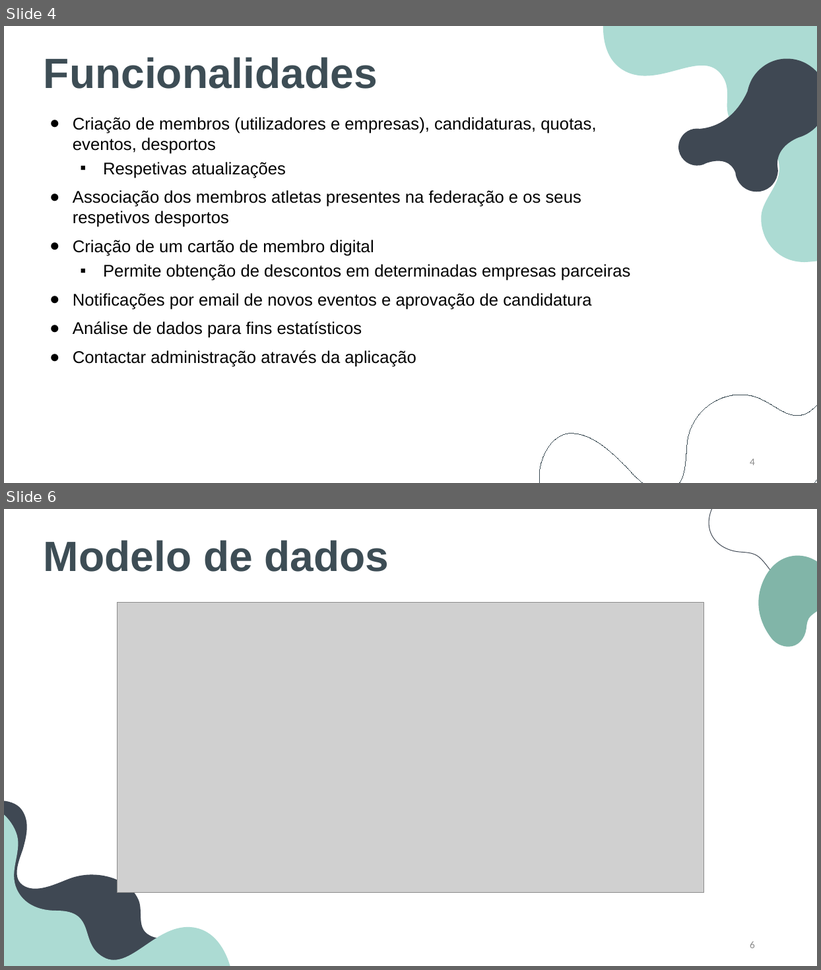
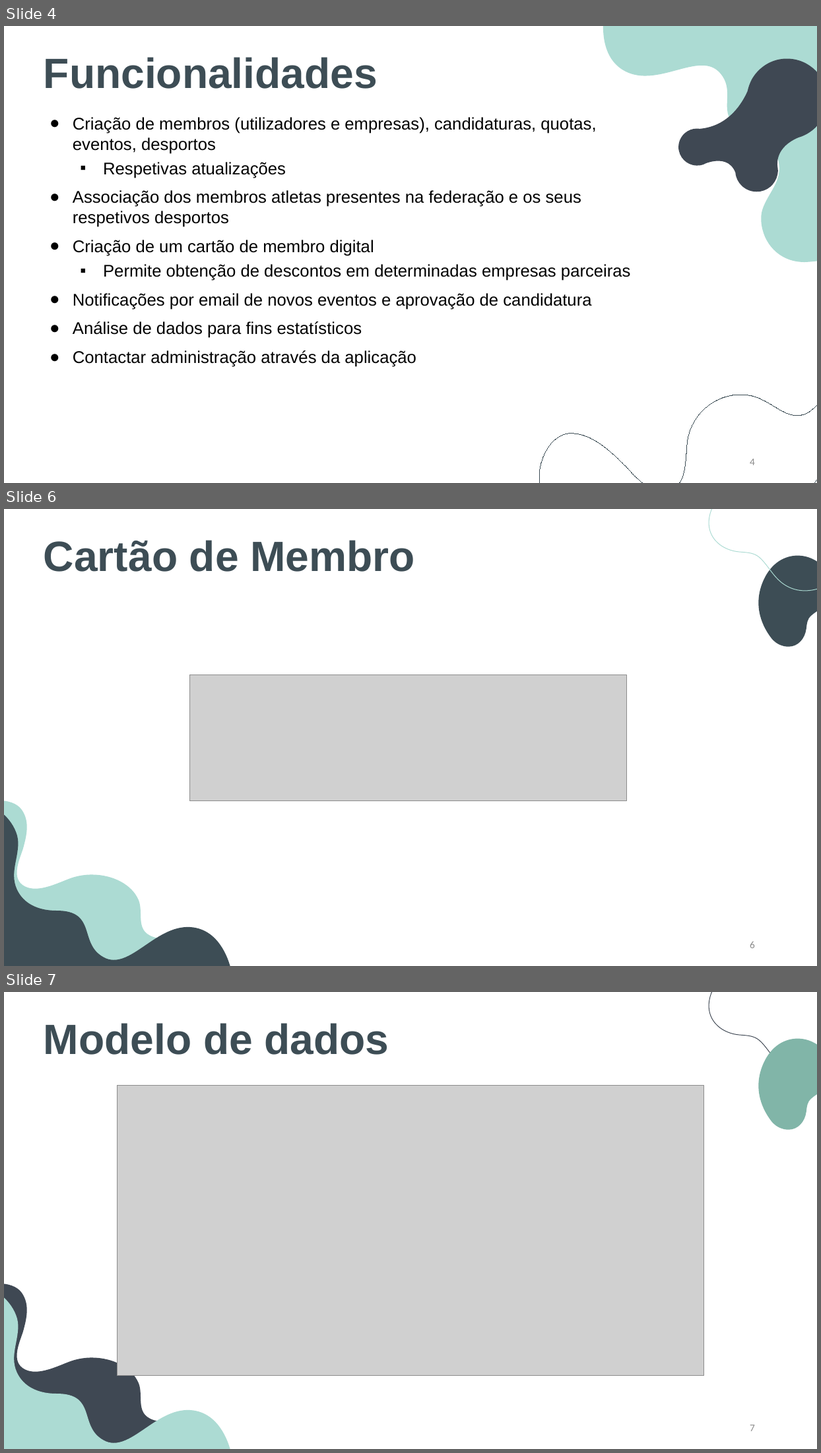
Before and after one commit to BernardoFMF/surf-management-app, a slide deck: docs/demonstration/demonstration.pptx. Shown one above the other, each under a label of ours: slides 4 and 6 before the commit, slides 4, 6 and 7 after it; the slides between them are not shown. The pictures are 821x970 and 821x1453 pixels, drawn with LibreOffice and Linux fonts; fonts in the diff are those of the drawing; grey boxes stand for pictures. Boxes give left, top, right and bottom in pixels: in the first picture for what was removed or moved away, otherwise in the second. Text is boxed around its words. In the diff, an @@ line names an element or a change of style, - is before the commit and + after.

```diff
--- a/docs/demonstration/demonstration.pptx
+++ b/docs/demonstration/demonstration.pptx
@@ slide 6 added at (4,509,817,966), background #FFFFFF @@
@@ freeform shape added at (708,509,817,593), outline #ACDBD3 0.78 pt @@
@@ text added at (44,540,415,572), 50 pt, text #3D4D55, bold @@
+Cartão de Membro
@@ freeform shape added at (752,555,817,646), fill #3D4D55 @@
@@ picture added at (189,675,627,801) @@
@@ freeform shape added at (4,737,240,966), fill #3D4D55 @@
@@ freeform shape added at (4,801,193,966), fill #ACDBD3 @@
@@ page number added at (750,941,755,949), 12 pt, text #8C8C8C @@
+6
@@ what was slide 6 is now slide 7 @@
@@ page number at (750,1425,755,1432): text changed @@
-6
+7
```
Also in this commit, not shown: 6 slides changed, 1 other file.
